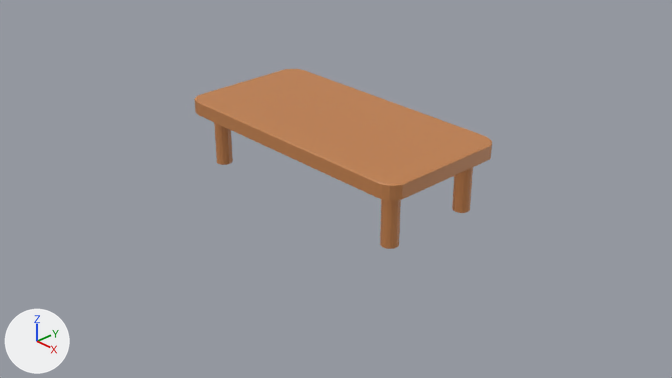
The Blender file maps/New styles/Dimensional/Andrea/Coffee Table (square) UV.blend as it was, and as the next commit left it.
Camera for both pictures: the file's camera 'Camera'. Every picture has the same lights, and +X, +Y and +Z are marked at lower left.

Objects in the first picture: 'Coffee Table.001'.
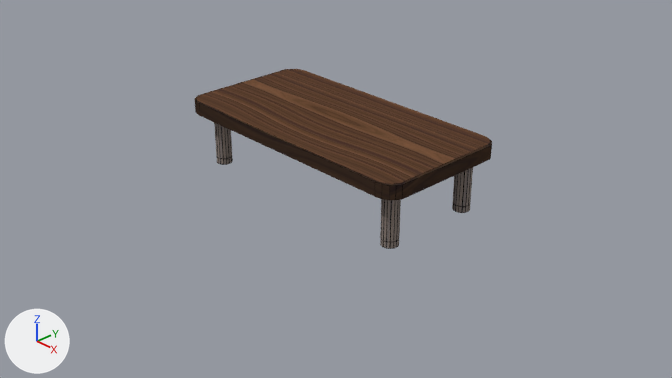
The change, as a list of edits to the scene's bpy script:
```text
Add img_coffee_table__square__texture_png:
    img_coffee_table__square__texture_png = load_image('Coffee Table (square) Texture.png', 'Coffee Table (square) Texture.png', 1024, 1024, 'sRGB')
Add mat_material:
    mat_material = principled_material('Material')
    mat_material.texture = img_coffee_table__square__texture_png
    mat_material.specular_ior_level = 0.0
Change me_plane_001:
    where me_plane_001.from_pydata(...)  # 252 vertices, 178 faces; spans x -1.73..1.73, y -0.86..0.86, z 0.0..0.86
    used by ob_coffee_table_001; location = (0.0, 0.0, 0.0)
    me_plane_001 part 1: all 42 faces that had it switch from mat_medium_wood_001 (orange #c4824e) to mat_material (picture img_coffee_table__square__texture_png)
    me_plane_001 part 2: all 136 faces that had it switch from mat_medium_wood_002 (orange #c4824e) to mat_material (picture img_coffee_table__square__texture_png)
```

Pixel boxes [x1, y1, x2, y2] of what changed, in the pictures (672 x 378 px):
part 1 of me_plane_001, recoloured (orange to brown)
    both: [195, 69, 492, 200]
part 2 of me_plane_001, recoloured (brown to grey)
    both: [214, 123, 473, 249]
